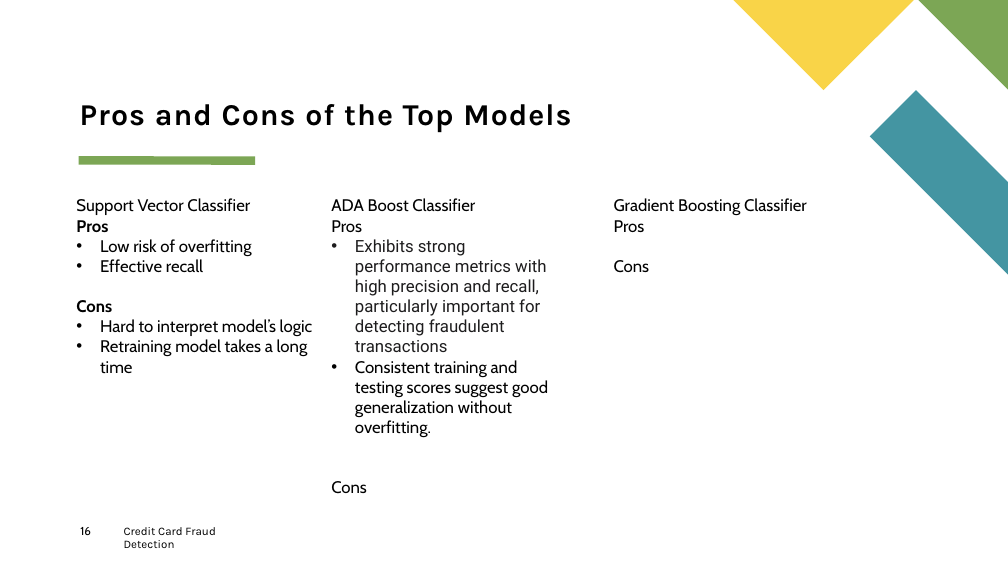
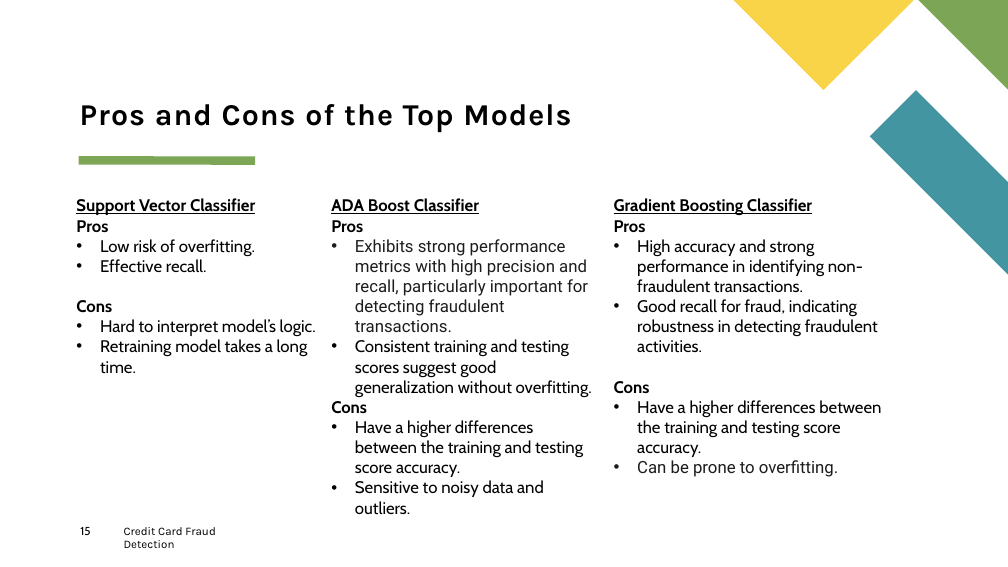
Before and after one commit to dmusili/creditcardfrauddetection, a slide deck: slide 15 of Credit Card Fraud Detection.pptx (slide 16 before the commit). Drawn at 1008x567 pixels with LibreOffice and Linux fonts; fonts in the diff are those of the drawing. Boxes give left, top, right and bottom in pixels: in the first picture for what was removed or moved away, otherwise in the second. Text is boxed around its words. In the diff, an @@ line names an element or a change of style, - is before the commit and + after.

Commit message:
Changes the scores

```diff
--- a/Credit Card Fraud Detection.pptx
+++ b/Credit Card Fraud Detection.pptx
@@ text at [76, 198, 255, 215]: bold on, underline on in "Support Vector Classifier" @@
@@ text at [331, 198, 479, 414]: bold on in "ADA Boost Classifier", "Pros", "Cons"; underline on in "ADA Boost Classifier" @@
@@ text at [614, 198, 812, 394]: bold on in "Gradient Boosting Classifier", "Pros", "Cons"; underline on in "Gradient Boosting Classifier" @@
@@ text at [100, 239, 255, 273]: text changed @@
-• Low risk of overfitting
-• Effective recall
+• Low risk of overfitting.
+• Effective recall.
@@ text at [355, 239, 588, 332]: text changed @@
-• Exhibits strong performance metrics with high precision and recall, particularly important for detecting fraudulent transactions
+• Exhibits strong performance metrics with high precision and recall, particularly important for detecting fraudulent transactions.
@@ text at [637, 239, 878, 353]: paragraphs added @@
+• High accuracy and strong performance in identifying non-fraudulent transactions.
+• Good recall for fraud, indicating robustness in detecting fraudulent activities.
@@ text at [100, 319, 316, 374]: text changed @@
-• Hard to interpret model’s logic
-• Retraining model takes a long time
+• Hard to interpret model’s logic.
+• Retraining model takes a long time.
@@ text at [637, 400, 881, 477]: paragraphs added @@
+• Have a higher differences between the training and testing score accuracy.
+• Can be prone to overfitting.
@@ text at [355, 420, 583, 515]: paragraphs added @@
+• Have a higher differences between the training and testing score accuracy.
+• Sensitive to noisy data and outliers.
@@ page number at [80, 527, 90, 535]: text changed @@
-16
+15
```
Also in this commit, not shown: 8 other slides changed, 1 slide removed.
